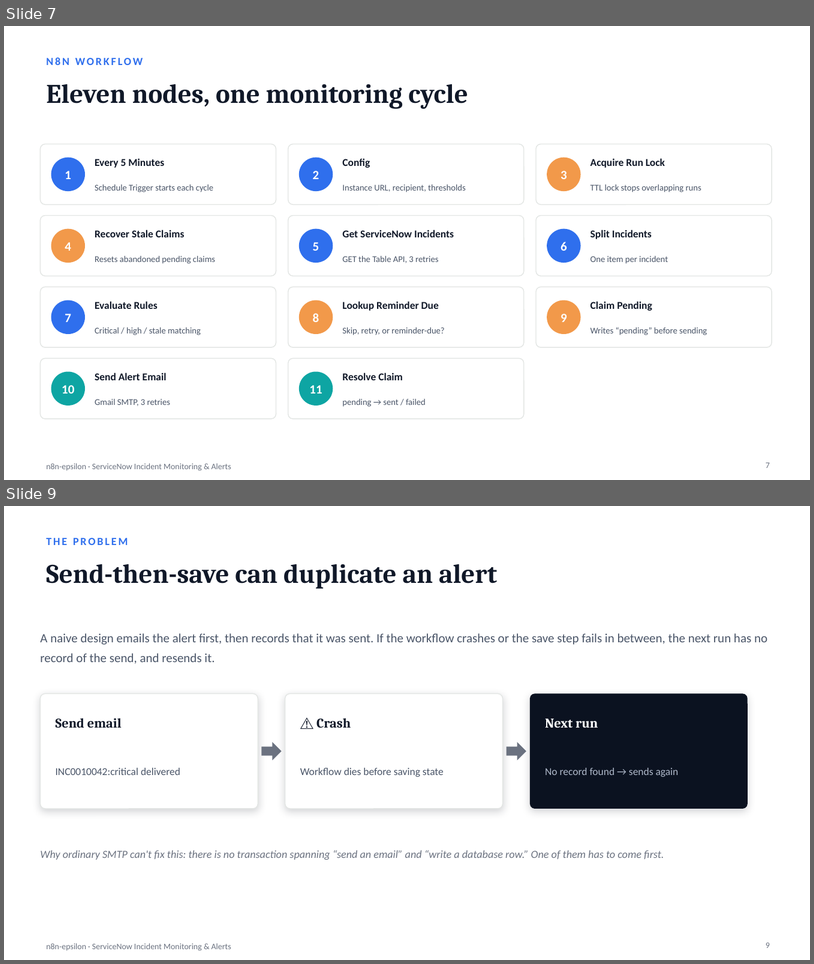
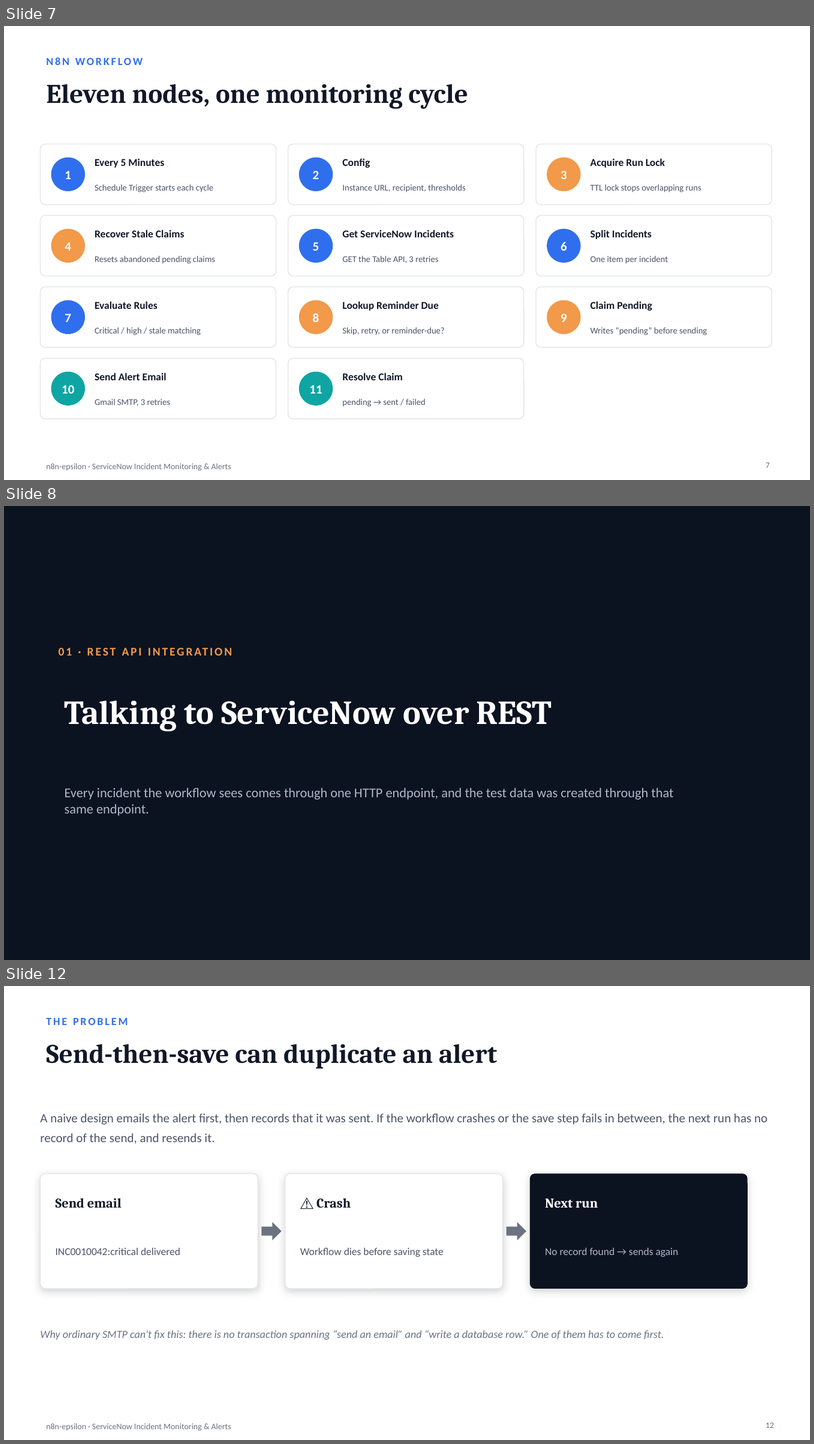
Before and after one commit to Chethan616/n8n-epsilon, a slide deck: n8n-epsilon-detailed.pptx. Shown one above the other, each under a label of ours: slides 7 and 9 before the commit, slides 7, 8 and 12 after it; the slides between them are not shown. The pictures are 814x964 and 814x1444 pixels, drawn with LibreOffice and Linux fonts; fonts in the diff are those of the drawing. Boxes give left, top, right and bottom in pixels: in the first picture for what was removed or moved away, otherwise in the second. Text is boxed around its words. In the diff, an @@ line names an element or a change of style, - is before the commit and + after.

Commit message:
Add REST API deep-dive slides, remove testing slide
- new slides covering GET (retrieving incidents) and POST (creating
  them) against the ServiceNow Table API, with the actual endpoint,
  query params, and the impact/urgency-calculates-priority gotcha
- new REST API Integration section, renumbered Reliability/Delivery
  sections accordingly
- removed the Testing Results slide and its section framing; a live
  demo replaces it

```diff
--- a/n8n-epsilon-detailed.pptx
+++ b/n8n-epsilon-detailed.pptx
@@ slide 8 added at (x1=4, y1=506, x2=810, y2=960), background #0B1220 @@
@@ text added at (x1=59, y1=639, x2=663, y2=663), 14 pt, text #F2994A, bold @@
+01 · REST API INTEGRATION
@@ title added at (x1=65, y1=700, x2=552, y2=732), 40 pt, text #FFFFFF, bold @@
+Talking to ServiceNow over REST
@@ text added at (x1=65, y1=787, x2=674, y2=816), 16 pt, text #AEB8C9 @@
+Every incident the workflow sees comes through one HTTP endpoint, and the test data was created through that same endpoint.
@@ what was slide 9 is now slide 12 @@
@@ page number at (x1=766, y1=1422, x2=774, y2=1428): text changed @@
-9
+12
```
Also in this commit, not shown: 2 slides changed, 2 other slides added, 1 slide removed.
